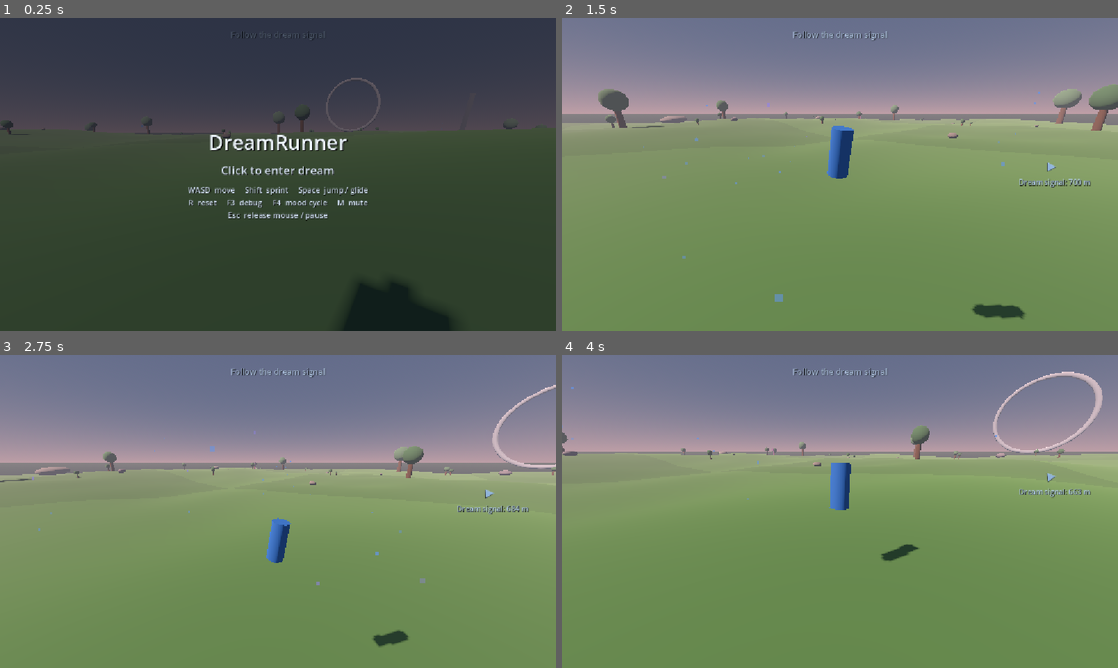
Above: before the commit, frames 1-4 (two rows, left to right).
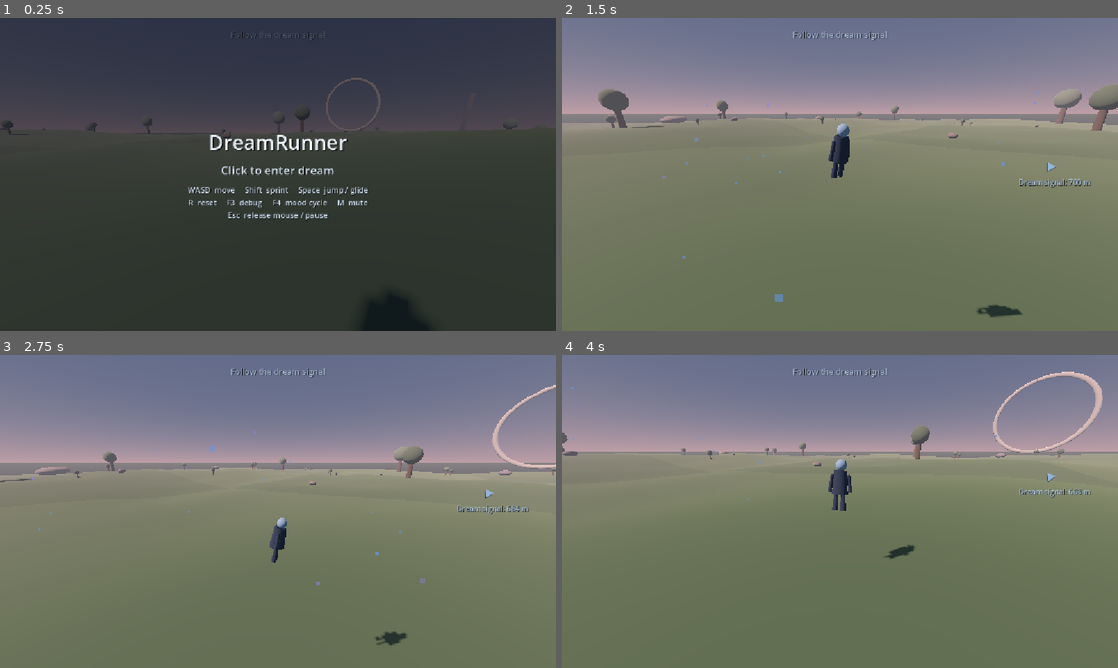
Above: after the commit, the same moments.

Repository: nimanimanima-rgb/DreamRunner
Game: Godot game, scene res://scenes/Game.tscn
The game is run twice, just before and just after one commit, with the same random seed, the same clock (stepped at 60 frames per second) and the same inputs.
Inputs (mouse positions are in pixels of both pictures, inside the frame that each line leads up to):
- Up to frame 1 (0.25 s): no input
- Up to frame 2 (1.5 s): tap Enter at 0.5 s; move the mouse to (962, 158) at 0.52 s; hold D (move_right) 0.53-1.28 s; hold Shift (sprint) 0.53-1.28 s; click (962, 158) at 0.67 s; tap Space (jump) at 0.77 s; move the mouse to (812, 174) at 1.27 s; hold W (move_forward) from 1.28 s (still down); tap M at 1.35 s
- Up to frame 3 (2.75 s): keep holding W (move_forward); tap Space (jump) at 1.52 s; move the mouse to (289, 505) at 2.02 s; hold Shift (sprint) from 2.03 s (still down)
- Up to frame 4 (4 s): keep holding W (move_forward); move the mouse to (834, 517) at 2.77 s; release Shift (sprint) at 2.78 s; tap M at 2.85 s; click (834, 517) at 2.92 s; tap Space (jump) at 3.02, 3.77 s; move the mouse to (878, 514) at 3.52 s; hold Shift (sprint) from 3.53 s (still down)

The runs differ from the first frame. In frame 1, 0.3% of the frame differs, in the area x 61-81%, y 84-100%; in frame 2, 17%; in frame 3, 9.7%; in frame 4, 54%, in the area x 0-100%, y 33-100%.

Commit message:
Add first visual identity pass

Diff:
--- a/scenes/Game.tscn
+++ b/scenes/Game.tscn
@@ -10,13 +10,36 @@
 [ext_resource type="Script" path="res://scripts/audio_manager.gd" id="8_audio"]
 
 [sub_resource type="StandardMaterial3D" id="PlayerMaterial"]
-albedo_color = Color(0.18, 0.42, 0.68, 1)
-roughness = 0.8
-
-[sub_resource type="CylinderMesh" id="PlayerMesh"]
-top_radius = 0.4
-bottom_radius = 0.4
-height = 1.8
+albedo_color = Color(0.16, 0.22, 0.29, 1)
+roughness = 0.92
+
+[sub_resource type="StandardMaterial3D" id="PlayerAccentMaterial"]
+albedo_color = Color(0.5, 0.62, 0.68, 1)
+roughness = 0.78
+
+[sub_resource type="CylinderMesh" id="PlayerTorsoMesh"]
+top_radius = 0.27
+bottom_radius = 0.34
+height = 0.95
+radial_segments = 8
+
+[sub_resource type="SphereMesh" id="PlayerHeadMesh"]
+radius = 0.23
+height = 0.46
+radial_segments = 10
+rings = 5
+
+[sub_resource type="CylinderMesh" id="PlayerArmMesh"]
+top_radius = 0.07
+bottom_radius = 0.09
+height = 0.72
+radial_segments = 6
+
+[sub_resource type="CylinderMesh" id="PlayerLegMesh"]
+top_radius = 0.09
+bottom_radius = 0.12
+height = 0.68
+radial_segments = 6
 
 [sub_resource type="CapsuleShape3D" id="PlayerShape"]
 radius = 0.4
@@ -55,9 +78,39 @@
 
 [node name="PosePivot" type="Node3D" parent="Player/VisualPivot"]
 
-[node name="BodyMesh" type="MeshInstance3D" parent="Player/VisualPivot/PosePivot"]
-material_override = SubResource("PlayerMaterial")
-mesh = SubResource("PlayerMesh")
+[node name="Torso" type="MeshInstance3D" parent="Player/VisualPivot/PosePivot"]
+position = Vector3(0, 0.15, 0)
+material_override = SubResource("PlayerMaterial")
+mesh = SubResource("PlayerTorsoMesh")
+
+[node name="Head" type="MeshInstance3D" parent="Player/VisualPivot/PosePivot"]
+position = Vector3(0, 0.84, -0.035)
+material_override = SubResource("PlayerAccentMaterial")
+mesh = SubResource("PlayerHeadMesh")
+
+[node name="LeftArm" type="MeshInstance3D" parent="Player/VisualPivot/PosePivot"]
+position = Vector3(-0.39, 0.12, 0)
+rotation = Vector3(0, 0, -0.14)
+material_override = SubResource("PlayerMaterial")
+mesh = SubResource("PlayerArmMesh")
+
+[node name="RightArm" type="MeshInstance3D" parent="Player/VisualPivot/PosePivot"]
+position = Vector3(0.39, 0.12, 0)
+rotation = Vector3(0, 0, 0.14)
+material_override = SubResource("PlayerMaterial")
+mesh = SubResource("PlayerArmMesh")
+
+[node name="LeftLeg" type="MeshInstance3D" parent="Player/VisualPivot/PosePivot"]
+position = Vector3(-0.16, -0.65, 0)
+rotation = Vector3(0, 0, -0.045)
+material_override = SubResource("PlayerMaterial")
+mesh = SubResource("PlayerLegMesh")
+
+[node name="RightLeg" type="MeshInstance3D" parent="Player/VisualPivot/PosePivot"]
+position = Vector3(0.16, -0.65, 0)
+rotation = Vector3(0, 0, 0.045)
+material_override = SubResource("PlayerMaterial")
+mesh = SubResource("PlayerLegMesh")
 
 [node name="PlayerCollision" type="CollisionShape3D" parent="Player"]
 transform = Transform3D(1, 0, 0, 0, 1, 0, 0, 0, 1, 0, 0.9, 0)
--- a/scripts/dream_destination_manager.gd
+++ b/scripts/dream_destination_manager.gd
@@ -91,10 +91,10 @@
 	marker_material = StandardMaterial3D.new()
 	marker_material.transparency = BaseMaterial3D.TRANSPARENCY_ALPHA
 	marker_material.shading_mode = BaseMaterial3D.SHADING_MODE_UNSHADED
-	marker_material.albedo_color = Color(0.57, 0.78, 1.0, 0.82)
+	marker_material.albedo_color = Color(0.78, 0.82, 0.75, 0.8)
 	marker_material.emission_enabled = true
-	marker_material.emission = Color(0.48, 0.67, 1.0)
-	marker_material.emission_energy_multiplier = 1.8
+	marker_material.emission = Color(0.67, 0.73, 0.72)
+	marker_material.emission_energy_multiplier = 1.45
 
 	var ring_mesh := TorusMesh.new()
 	ring_mesh.inner_radius = 2.45
@@ -115,6 +115,18 @@
 	cross_ring.material_override = marker_material
 	cross_ring.rotation.z = PI * 0.5
 	marker.add_child(cross_ring)
+
+	var outer_ring_mesh := TorusMesh.new()
+	outer_ring_mesh.inner_radius = 3.45
+	outer_ring_mesh.outer_radius = 3.62
+	outer_ring_mesh.rings = 24
+	outer_ring_mesh.ring_segments = 6
+	var outer_ring := MeshInstance3D.new()
+	outer_ring.name = "OuterHalo"
+	outer_ring.mesh = outer_ring_mesh
+	outer_ring.material_override = marker_material
+	outer_ring.rotation.x = PI * 0.5
+	marker.add_child(outer_ring)
 
 	var orb_mesh := SphereMesh.new()
 	orb_mesh.radius = 0.55
@@ -149,8 +161,8 @@
 	response_time = 0.0
 	marker.visible = true
 	marker.scale = Vector3.ONE
-	marker_material.albedo_color.a = 0.82
-	marker_material.emission_energy_multiplier = 1.8
+	marker_material.albedo_color.a = 0.8
+	marker_material.emission_energy_multiplier = 1.45
 	select_composition()
 	current_route_favors_launch = random.randf() < launch_route_chance
 
@@ -466,7 +478,7 @@
 	var distance: float = get_destination_distance()
 	var lost_boost: float = clampf((distance - 220.0) / 500.0, 0.0, 1.0)
 	marker_material.emission_energy_multiplier = (
-		1.8 + lost_boost * 2.2 + sin(animation_time * 1.8) * 0.18
+		1.45 + lost_boost * 2.0 + sin(animation_time * 1.8) * 0.14
 	)
 
 
@@ -484,8 +496,8 @@
 	var flash_scale: float = 1.0 + sin(progress * PI) * 0.75
 	marker.scale = Vector3.ONE * flash_scale
 	marker.rotation.y += delta * 1.8
-	marker_material.albedo_color.a = 0.82 * (1.0 - progress)
-	marker_material.emission_energy_multiplier = 1.8 + sin(progress * PI) * 2.2
+	marker_material.albedo_color.a = 0.8 * (1.0 - progress)
+	marker_material.emission_energy_multiplier = 1.45 + sin(progress * PI) * 1.8
 
 	if progress >= 1.0:
 		place_new_destination()
--- a/scripts/terrain_chunk_manager.gd
+++ b/scripts/terrain_chunk_manager.gd
@@ -52,13 +52,13 @@
 @export_range(0.0, 0.1, 0.005) var monumental_boulder_chance: float = 0.01
 @export_range(25.0, 80.0, 5.0) var max_monumental_boulder_height: float = 55.0
 
-@export_group("Placeholder Colors")
-@export var grass_color_a := Color(0.31, 0.48, 0.25)
-@export var grass_color_b := Color(0.28, 0.44, 0.23)
-@export var trunk_color := Color(0.35, 0.22, 0.13)
-@export var foliage_color := Color(0.24, 0.43, 0.25)
-@export var rock_color := Color(0.48, 0.46, 0.42)
-@export var landmark_color := Color(0.48, 0.36, 0.62)
+@export_group("World Material Palette")
+@export var grass_color_a := Color(0.3, 0.39, 0.27)
+@export var grass_color_b := Color(0.27, 0.36, 0.25)
+@export var trunk_color := Color(0.3, 0.24, 0.19)
+@export var foliage_color := Color(0.29, 0.38, 0.28)
+@export var rock_color := Color(0.45, 0.43, 0.4)
+@export var landmark_color := Color(0.4, 0.43, 0.49)
 
 @onready var player: CharacterBody3D = get_node(player_path)
 
@@ -157,12 +157,12 @@
 	foliage_material = create_grass_material(foliage_color)
 	rock_material = create_grass_material(rock_color)
 	landmark_material = create_grass_material(landmark_color)
-	pale_stone_material = create_grass_material(Color(0.58, 0.59, 0.56))
-	dark_stone_material = create_grass_material(Color(0.25, 0.27, 0.28))
-	faded_ring_material = create_grass_material(Color(0.6, 0.63, 0.64))
+	pale_stone_material = create_grass_material(Color(0.57, 0.55, 0.5))
+	dark_stone_material = create_grass_material(Color(0.28, 0.3, 0.31))
+	faded_ring_material = create_grass_material(Color(0.63, 0.62, 0.57))
 	faded_ring_material.emission_enabled = true
-	faded_ring_material.emission = Color(0.2, 0.23, 0.25)
-	faded_ring_material.emission_energy_multiplier = 0.18
+	faded_ring_material.emission = Color(0.34, 0.32, 0.26)
+	faded_ring_material.emission_energy_multiplier = 0.14
 	foliage_materials = [
 		foliage_material,
 		create_grass_material(foliage_color.lightened(0.08)),
@@ -175,8 +175,8 @@
 	]
 	landmark_materials = [
 		create_landmark_material(landmark_color),
-		create_landmark_material(Color(0.38, 0.52, 0.7)),
-		create_landmark_material(Color(0.63, 0.4, 0.58)),
+		create_landmark_material(Color(0.4, 0.49, 0.56)),
+		create_landmark_material(Color(0.53, 0.46, 0.47)),
 	]
 
 	trunk_mesh = CylinderMesh.new()
@@ -255,8 +255,8 @@
 func create_landmark_material(color: Color) -> StandardMaterial3D:
 	var material := create_grass_material(color)
 	material.emission_enabled = true
-	material.emission = color * 0.55
-	material.emission_energy_multiplier = 0.65
+	material.emission = color * 0.4
+	material.emission_energy_multiplier = 0.38
 	return material
 
 
Not shown, changed: CURRENT_STATE.md
